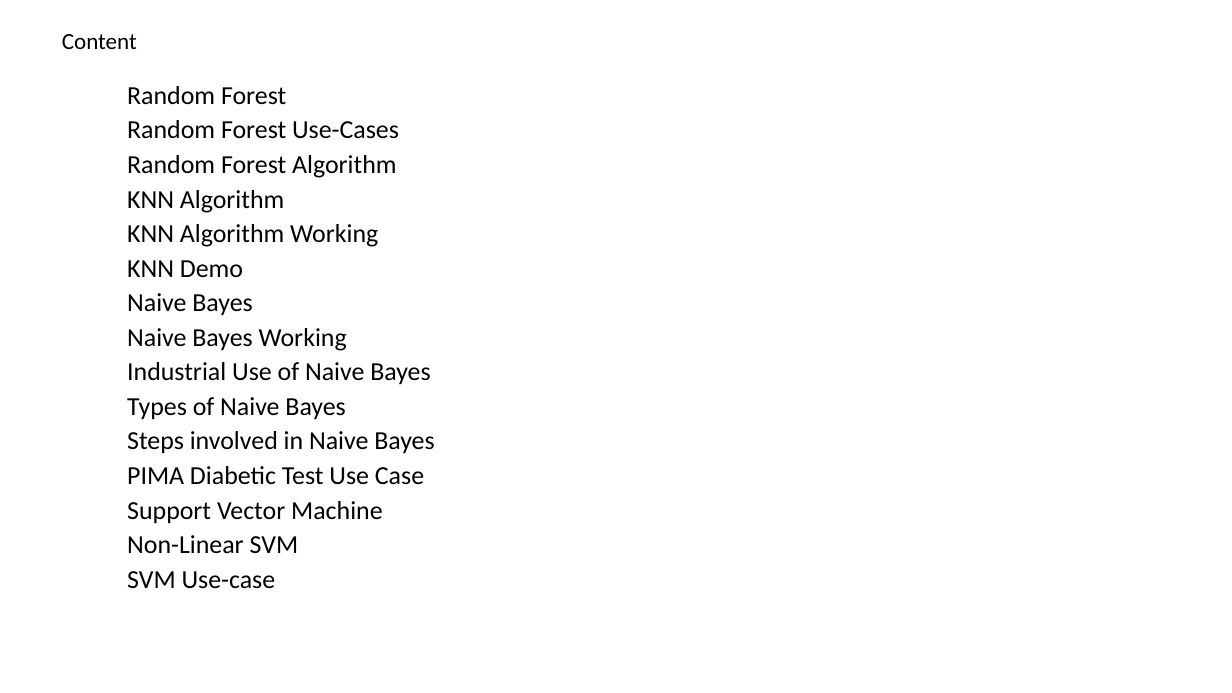
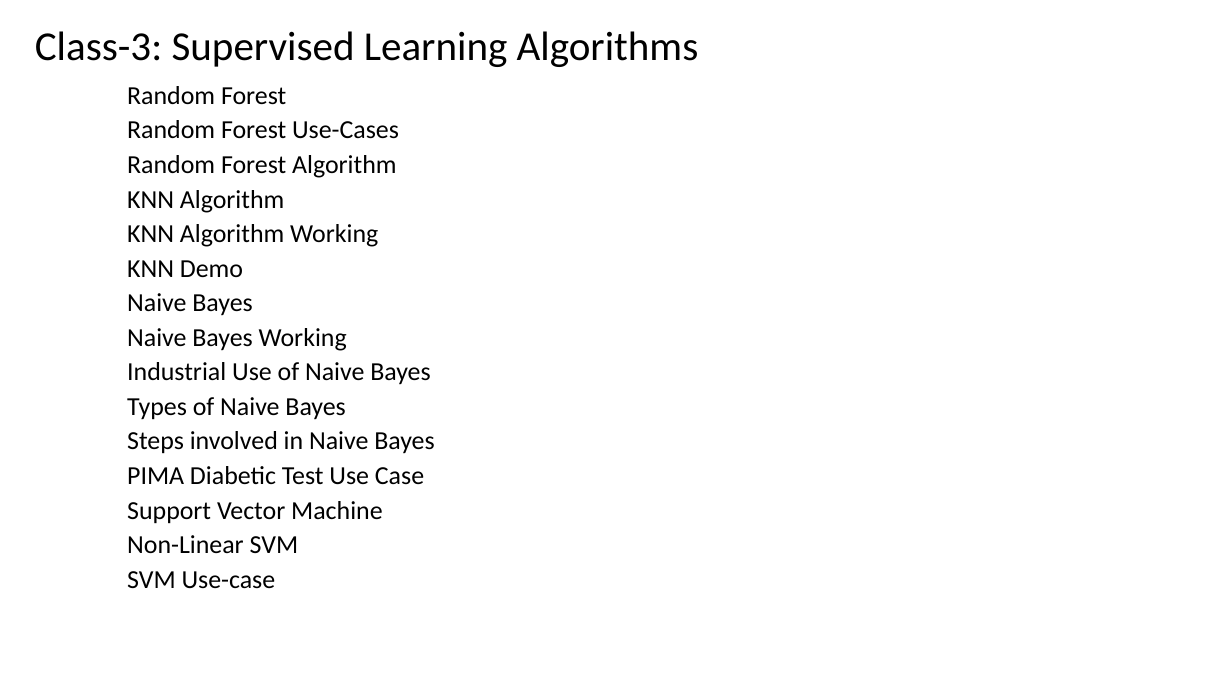
Before and after one commit to renshan2/accesspy, a slide deck: slide 33 of AI-ML-DL/Machine Learning.pptx (slide 26 before the commit). Drawn at 1232x693 pixels with LibreOffice and Linux fonts; fonts in the diff are those of the drawing. Boxes give left, top, right and bottom in pixels: in the first picture for what was removed or moved away, otherwise in the second. Text is boxed around its words. In the diff, an @@ line names an element or a change of style, - is before the commit and + after.

```diff
--- a/AI-ML-DL/Machine Learning.pptx
+++ b/AI-ML-DL/Machine Learning.pptx
@@ text added at (35, 31, 699, 67), 32 pt, text #000000 @@
+Class-3: Supervised Learning Algorithms
@@ text removed at (62, 34, 137, 49) @@
-Content
```
Also in this commit, not shown: 7 other slides changed, 8 slides added, 4 other files.
